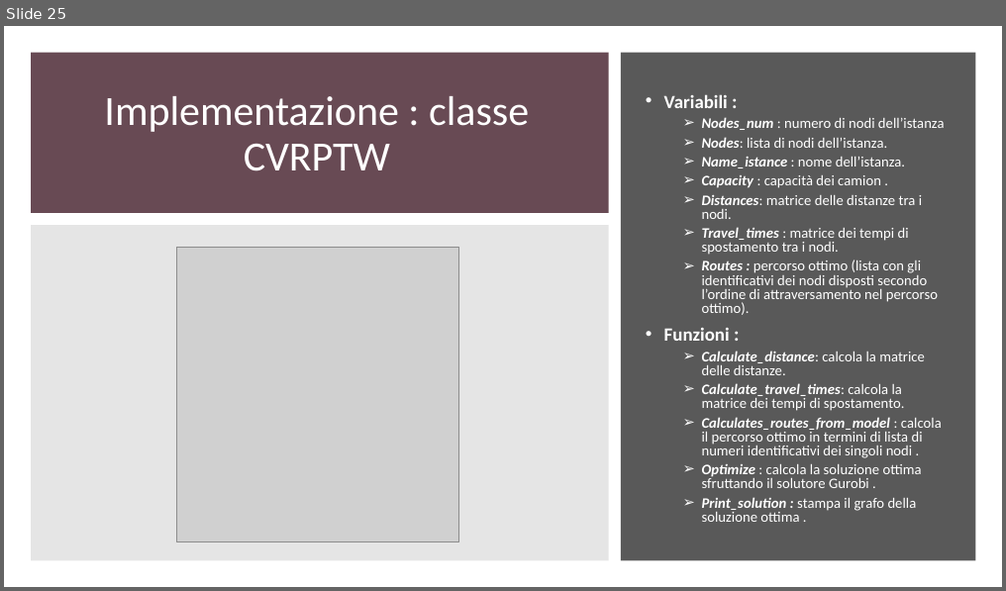
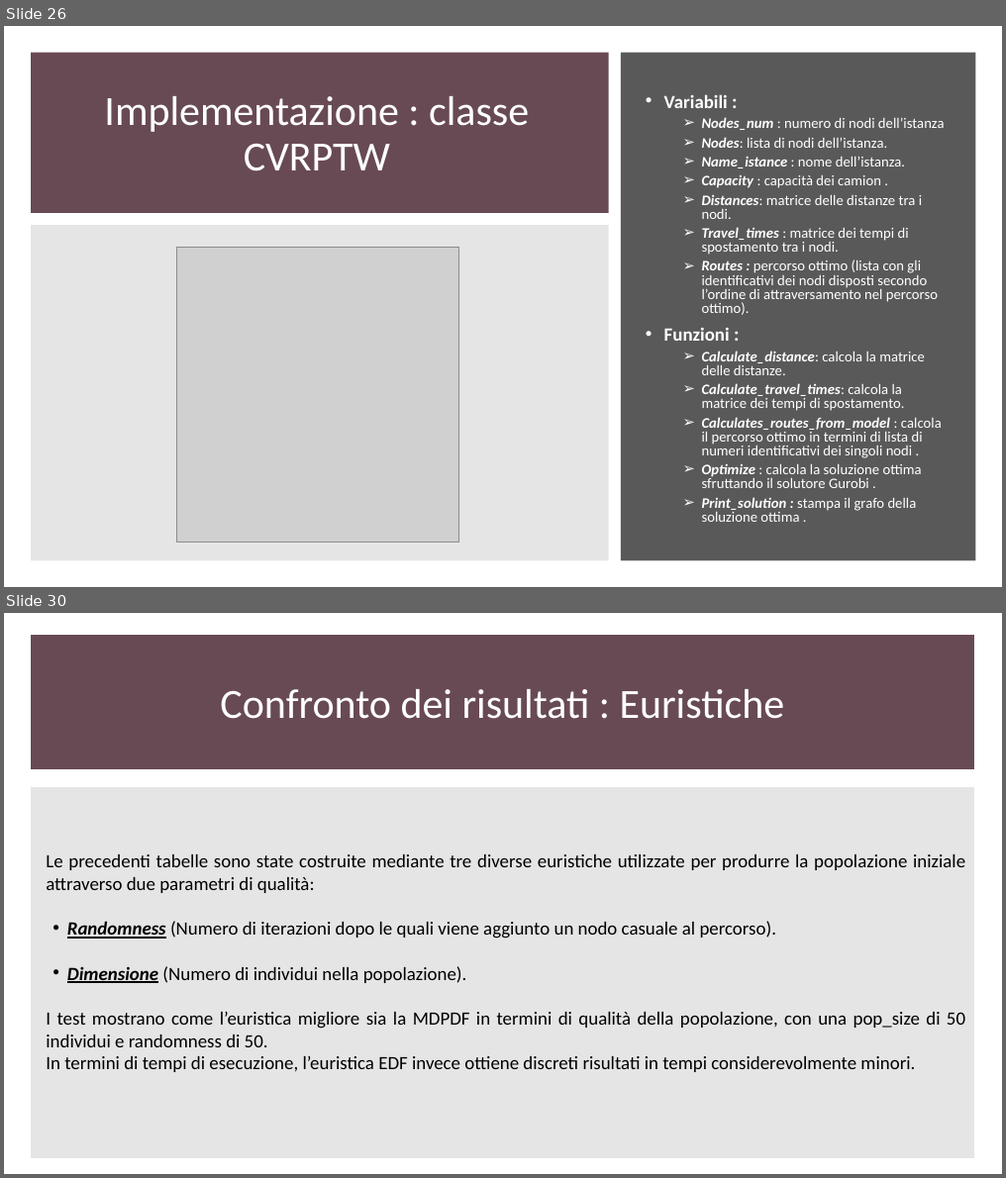
Before and after one commit to gdr-98/Greedy-heuristics-and-genetic-algorithm-for-a-CVRPTW-problem-resolution-, a slide deck: Elaborato.pptx. Shown one above the other, each under a label of ours: slide 25 before the commit, slides 26 and 30 after it; the slides between them are not shown. The pictures are 1006x591 and 1006x1178 pixels, drawn with LibreOffice and Linux fonts; fonts in the diff are those of the drawing; grey boxes stand for pictures. Boxes give left, top, right and bottom in pixels: in the first picture for what was removed or moved away, otherwise in the second. Text is boxed around its words. In the diff, an @@ line names an element or a change of style, - is before the commit and + after.

```diff
--- a/Elaborato.pptx
+++ b/Elaborato.pptx
@@ slide 30 added at bbox=[4, 613, 1002, 1174], background #FFFFFF @@
@@ rectangle added at bbox=[31, 636, 974, 768], fill #684A54, outline #684A54 1 pt @@
@@ title added at bbox=[220, 689, 785, 719], 40 pt, text #FFFFFF @@
+Confronto dei risultati : Euristiche
@@ rectangle added at bbox=[31, 788, 974, 1158], fill #E5E5E5, outline #E5E5E5 1 pt, 18 pt, text #000000 @@
+Le precedenti tabelle sono state costruite mediante tre diverse euristiche utilizzate per produrre la popolazione iniziale attraverso due parametri di qualità:
+  • Randomness (Numero di iterazioni dopo le quali viene aggiunto un nodo casuale al percorso).
+  • Dimensione (Numero di individui nella popolazione).
+I test mostrano come l’euristica migliore sia la MDPDF in termini di qualità della popolazione, con una pop_size di 50 individui e randomness di 50.
+In termini di tempi di esecuzione, l’euristica EDF invece ottiene discreti risultati in tempi considerevolmente minori.
@@ what was slide 25 is now slide 26 @@
```
Also in this commit, not shown: 9 slides changed, 4 other slides added.
